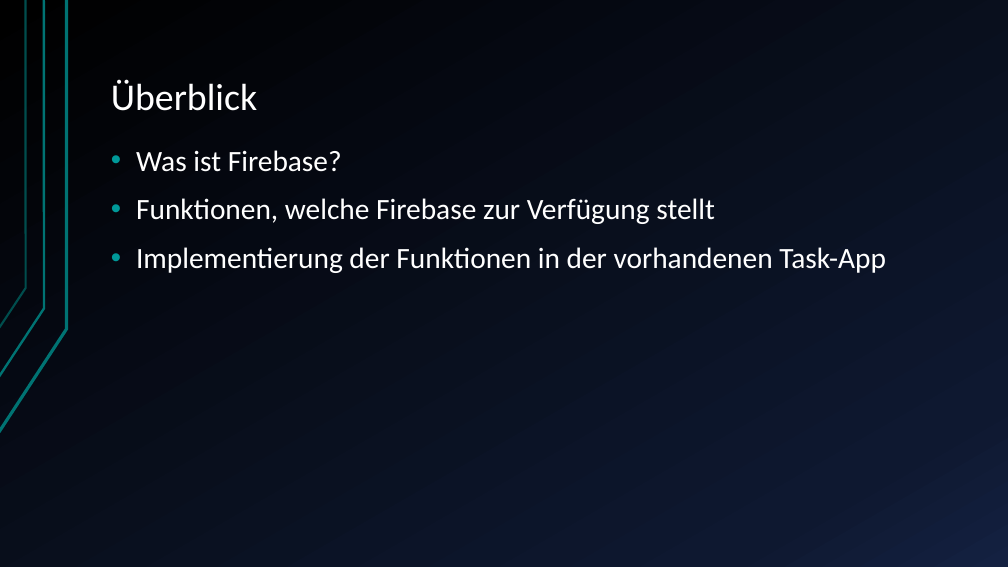
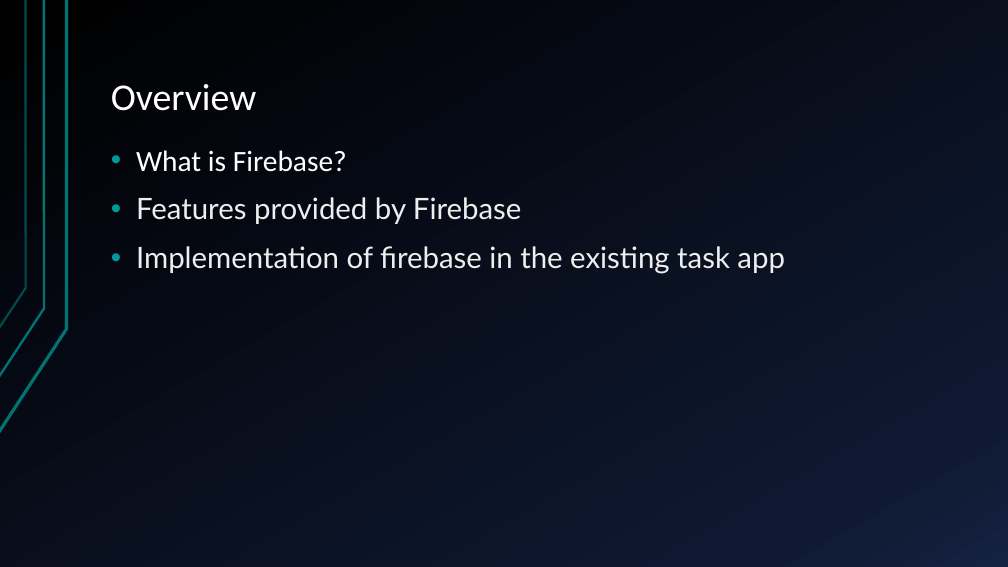
Before and after one commit to blitzdose/AndroidStudio_Firebase_Presentation, a slide deck: slide 2 of Firebase Integration in Android.pptx. Drawn at 1008x567 pixels with LibreOffice and Linux fonts; fonts in the diff are those of the drawing. Boxes give left, top, right and bottom in pixels: in the first picture for what was removed or moved away, otherwise in the second. Text is boxed around its words. In the diff, an @@ line names an element or a change of style, - is before the commit and + after.

```diff
--- a/Firebase Integration in Android.pptx
+++ b/Firebase Integration in Android.pptx
@@ title at box(111, 84, 256, 111): text changed @@
-Überblick
+Overview
@@ text at box(136, 150, 785, 273): text changed; font Calibri to Lato; text colour #FFFFFF to #EEEEEE @@
-• Was ist Firebase?
-• Funktionen, welche Firebase zur Verfügung stellt
-• Implementierung der Funktionen in der vorhandenen Task-App
+• What is Firebase?
+• Features provided by Firebase
+• Implementation of firebase in the existing task app
```
Also in this commit, not shown: 5 other slides changed.
